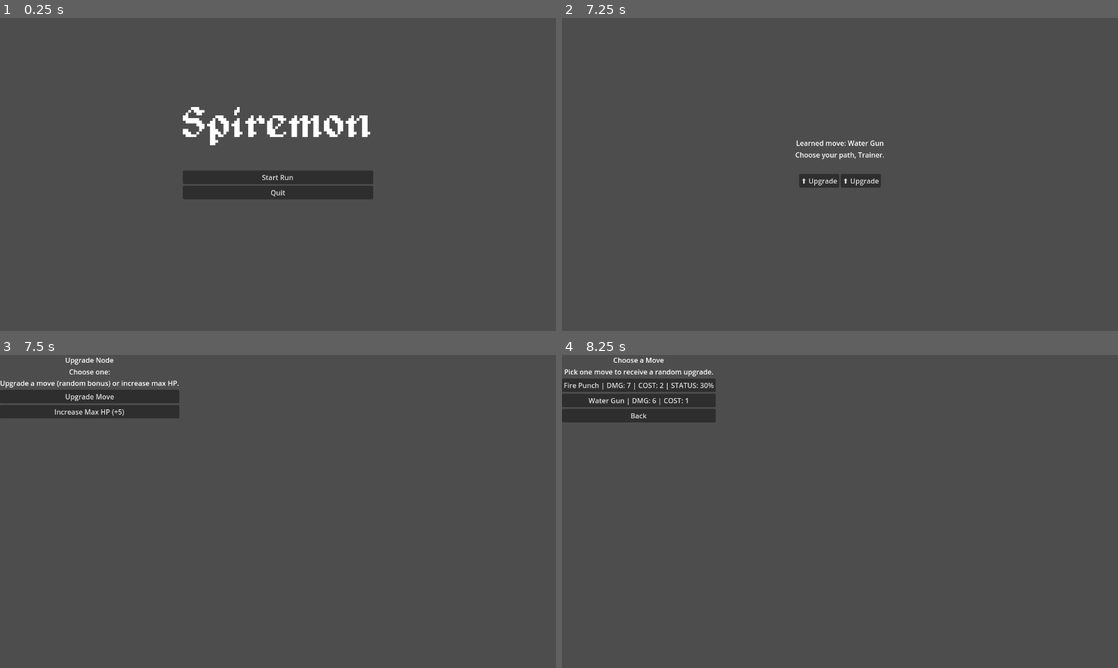
Above: before the commit, frames 1-4 (two rows, left to right).
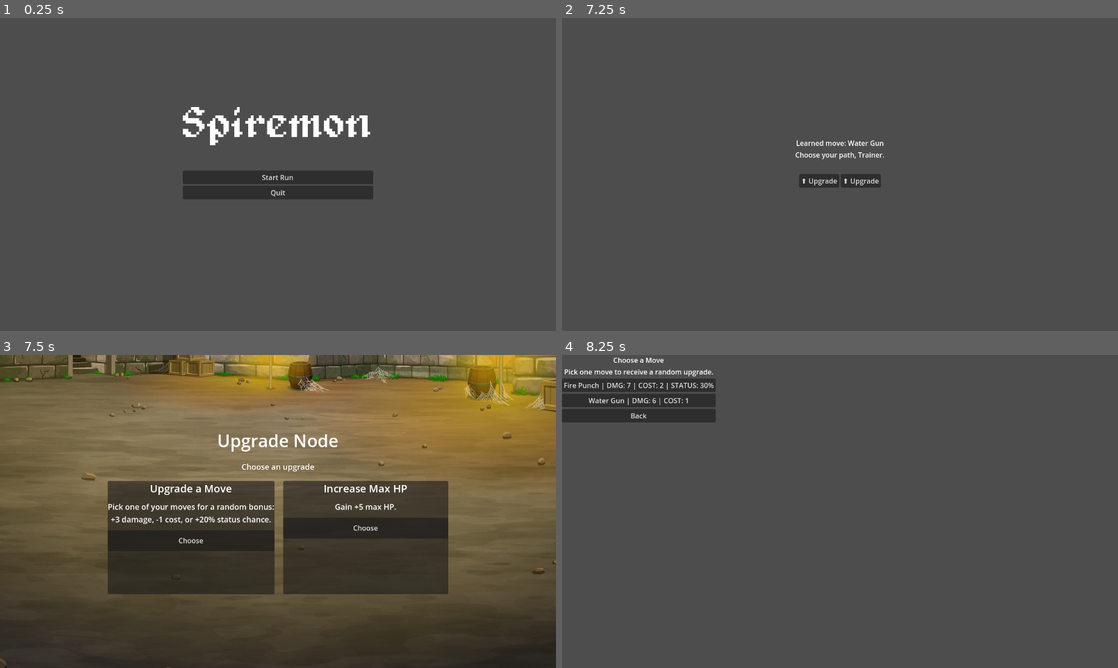
Above: after the commit, the same moments.

Repository: Thanushan925/Spiremon
Game: Godot game, scene res://scenes/main_menu/main_menu.tscn
The game is run twice, just before and just after one commit, with the same random seed, the same clock (stepped at 60 frames per second) and the same inputs.
Inputs:
- Up to frame 1 (0.25 s): no input
- Up to frame 2 (7.25 s): click "Start Run" at 0.5 s; click "Choose" at 1.25 s; click "⚔ Battle" at 2 s; click "Fire Punch DMG 7 | COST 2 Bur…" at 2.75 s; click "End Turn" at 3.5 s; click "Fire Punch DMG 7 | COST 2 Bur…" at 4.25 s; click "End Turn" at 5 s; click "Fire Punch DMG 7 | COST 2 Bur…" at 5.75 s; click "Select" at 6.5 s
- Up to frame 3 (7.5 s): click "⬆ Upgrade" at 7.25 s
- Up to frame 4 (8.25 s): click "Upgrade Move" (after the commit: "Choose") at 8 s

Frames 1-2 are identical in both runs. In frame 3, 94% of the frame differs, in the area x 0-100%, y 0-100%; in frame 4, nothing differs.

Commit message:
Modified upgrade scene with UI

Diff:
--- a/scenes/reward/reward_scene.tscn
+++ b/scenes/reward/reward_scene.tscn
@@ -139,6 +139,6 @@
 text = "Select"
 
 [node name="Skip" type="Button" parent="MarginContainer/VBoxContainer"]
-custom_minimum_size = Vector2(150, 50)
+custom_minimum_size = Vector2(200, 50)
 layout_mode = 2
 text = "Skip"
--- a/scenes/upgrade/upgrade_scene.tscn
+++ b/scenes/upgrade/upgrade_scene.tscn
@@ -4,33 +4,98 @@
 
 [node name="UpgradeScene" type="Control"]
 layout_mode = 3
-anchors_preset = 0
+anchors_preset = 15
+anchor_right = 1.0
+anchor_bottom = 1.0
+grow_horizontal = 2
+grow_vertical = 2
 script = ExtResource("1_0r53b")
 
-[node name="CenterContainer" type="CenterContainer" parent="."]
-layout_mode = 0
-offset_right = 40.0
-offset_bottom = 40.0
+[node name="Background" type="TextureRect" parent="."]
+layout_mode = 1
+anchors_preset = 15
+anchor_right = 1.0
+anchor_bottom = 1.0
+grow_horizontal = 2
+grow_vertical = 2
+mouse_filter = 2
 
-[node name="VBoxContainer" type="VBoxContainer" parent="CenterContainer"]
+[node name="MarginContainer" type="MarginContainer" parent="."]
+layout_mode = 1
+anchors_preset = 15
+anchor_right = 1.0
+anchor_bottom = 1.0
+grow_horizontal = 2
+grow_vertical = 2
+theme_override_constants/margin_left = 40
+theme_override_constants/margin_top = 30
+theme_override_constants/margin_right = 40
+theme_override_constants/margin_bottom = 30
+
+[node name="VBoxContainer" type="VBoxContainer" parent="MarginContainer"]
 layout_mode = 2
+theme_override_constants/separation = 20
 alignment = 1
 
-[node name="Title" type="Label" parent="CenterContainer/VBoxContainer"]
+[node name="Title" type="Label" parent="MarginContainer/VBoxContainer"]
 layout_mode = 2
+theme_override_font_sizes/font_size = 40
 text = "Upgrade Node"
 horizontal_alignment = 1
 
-[node name="Info" type="Label" parent="CenterContainer/VBoxContainer"]
+[node name="Info" type="Label" parent="MarginContainer/VBoxContainer"]
 layout_mode = 2
-text = "Choose one:
-Upgrade a move (random bonus) or increase max HP."
+theme_override_font_sizes/font_size = 18
+text = "Choose an upgrade"
 horizontal_alignment = 1
 
-[node name="UpgradeMove" type="Button" parent="CenterContainer/VBoxContainer"]
+[node name="HBoxContainer" type="HBoxContainer" parent="MarginContainer/VBoxContainer"]
 layout_mode = 2
-text = "Upgrade Move"
+theme_override_constants/separation = 20
+alignment = 1
 
-[node name="IncreaseHP" type="Button" parent="CenterContainer/VBoxContainer"]
+[node name="UpgradeMoveCard" type="PanelContainer" parent="MarginContainer/VBoxContainer/HBoxContainer"]
+custom_minimum_size = Vector2(380, 260)
 layout_mode = 2
-text = "Increase Max HP (+5)"
+
+[node name="VBoxContainer" type="VBoxContainer" parent="MarginContainer/VBoxContainer/HBoxContainer/UpgradeMoveCard"]
+layout_mode = 2
+theme_override_constants/separation = 12
+
+[node name="Title" type="Label" parent="MarginContainer/VBoxContainer/HBoxContainer/UpgradeMoveCard/VBoxContainer"]
+layout_mode = 2
+theme_override_font_sizes/font_size = 24
+horizontal_alignment = 1
+
+[node name="Description" type="Label" parent="MarginContainer/VBoxContainer/HBoxContainer/UpgradeMoveCard/VBoxContainer"]
+layout_mode = 2
+theme_override_font_sizes/font_size = 18
+horizontal_alignment = 1
+
+[node name="Select" type="Button" parent="MarginContainer/VBoxContainer/HBoxContainer/UpgradeMoveCard/VBoxContainer"]
+custom_minimum_size = Vector2(180, 48)
+layout_mode = 2
+text = "Choose"
+
+[node name="IncreaseHPCard" type="PanelContainer" parent="MarginContainer/VBoxContainer/HBoxContainer"]
+custom_minimum_size = Vector2(380, 260)
+layout_mode = 2
+
+[node name="VBoxContainer" type="VBoxContainer" parent="MarginContainer/VBoxContainer/HBoxContainer/IncreaseHPCard"]
+layout_mode = 2
+theme_override_constants/separation = 12
+
+[node name="Title" type="Label" parent="MarginContainer/VBoxContainer/HBoxContainer/IncreaseHPCard/VBoxContainer"]
+layout_mode = 2
+theme_override_font_sizes/font_size = 24
+horizontal_alignment = 1
+
+[node name="Description" type="Label" parent="MarginContainer/VBoxContainer/HBoxContainer/IncreaseHPCard/VBoxContainer"]
+layout_mode = 2
+theme_override_font_sizes/font_size = 18
+horizontal_alignment = 1
+
+[node name="Select" type="Button" parent="MarginContainer/VBoxContainer/HBoxContainer/IncreaseHPCard/VBoxContainer"]
+custom_minimum_size = Vector2(180, 48)
+layout_mode = 2
+text = "Choose"
--- a/scripts/upgrade/upgrade_scene.gd
+++ b/scripts/upgrade/upgrade_scene.gd
@@ -1,10 +1,19 @@
 extends Control
 
-@onready var upgrade_move_button = $CenterContainer/VBoxContainer/UpgradeMove
-@onready var increase_hp_button = $CenterContainer/VBoxContainer/IncreaseHP
+@onready var background = $Background
+
+@onready var upgrade_move_title = $MarginContainer/VBoxContainer/HBoxContainer/UpgradeMoveCard/VBoxContainer/Title
+@onready var upgrade_move_description = $MarginContainer/VBoxContainer/HBoxContainer/UpgradeMoveCard/VBoxContainer/Description
+@onready var upgrade_move_button = $MarginContainer/VBoxContainer/HBoxContainer/UpgradeMoveCard/VBoxContainer/Select
+
+@onready var increase_hp_title = $MarginContainer/VBoxContainer/HBoxContainer/IncreaseHPCard/VBoxContainer/Title
+@onready var increase_hp_description = $MarginContainer/VBoxContainer/HBoxContainer/IncreaseHPCard/VBoxContainer/Description
+@onready var increase_hp_button = $MarginContainer/VBoxContainer/HBoxContainer/IncreaseHPCard/VBoxContainer/Select
 
 # Called when the node enters the scene tree for the first time.
-func _ready() -> void:
+func _ready():
+	background.texture = load("res://assets/backgrounds/bg1.png")
+	setup_text()
 	upgrade_move_button.pressed.connect(_on_upgrade_move_pressed)
 	increase_hp_button.pressed.connect(_on_increase_hp_pressed)
 
@@ -22,3 +31,10 @@
 		RunManager.build_max_hp_upgrade_message(5, RunManager.max_player_hp)
 	)
 	get_tree().change_scene_to_file("res://scenes/map/map_scene.tscn")
+
+func setup_text():
+	upgrade_move_title.text = "Upgrade a Move"
+	upgrade_move_description.text = "Pick one of your moves for a random bonus:\n+3 damage, -1 cost, or +20% status chance."
+
+	increase_hp_title.text = "Increase Max HP"
+	increase_hp_description.text = "Gain +5 max HP."
